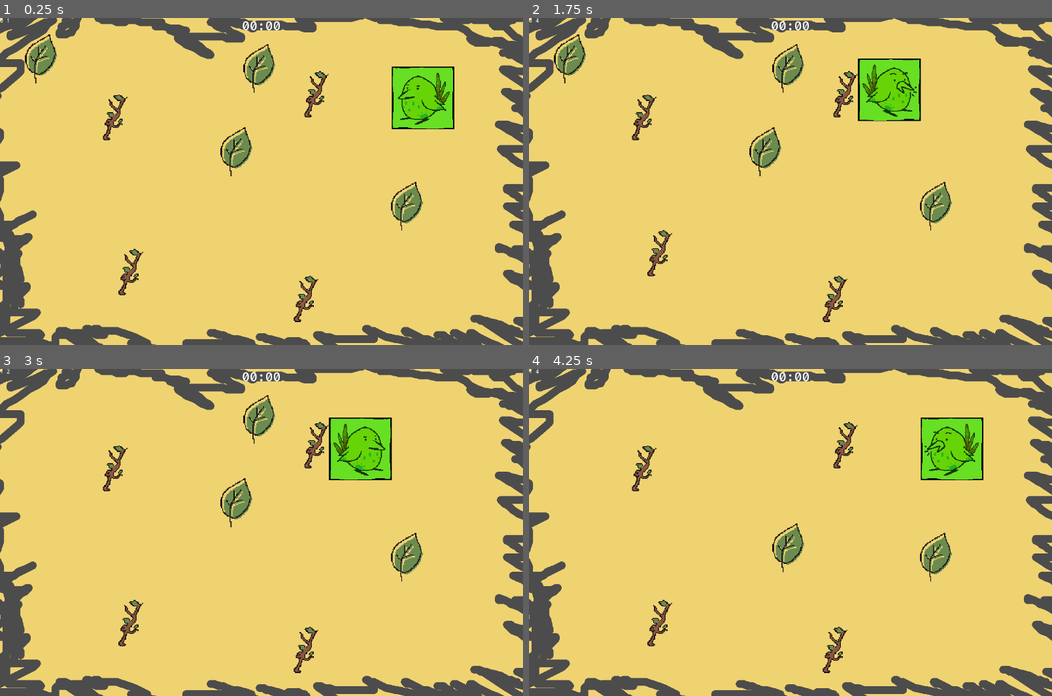
Above: before the commit, frames 1-4 (two rows, left to right).
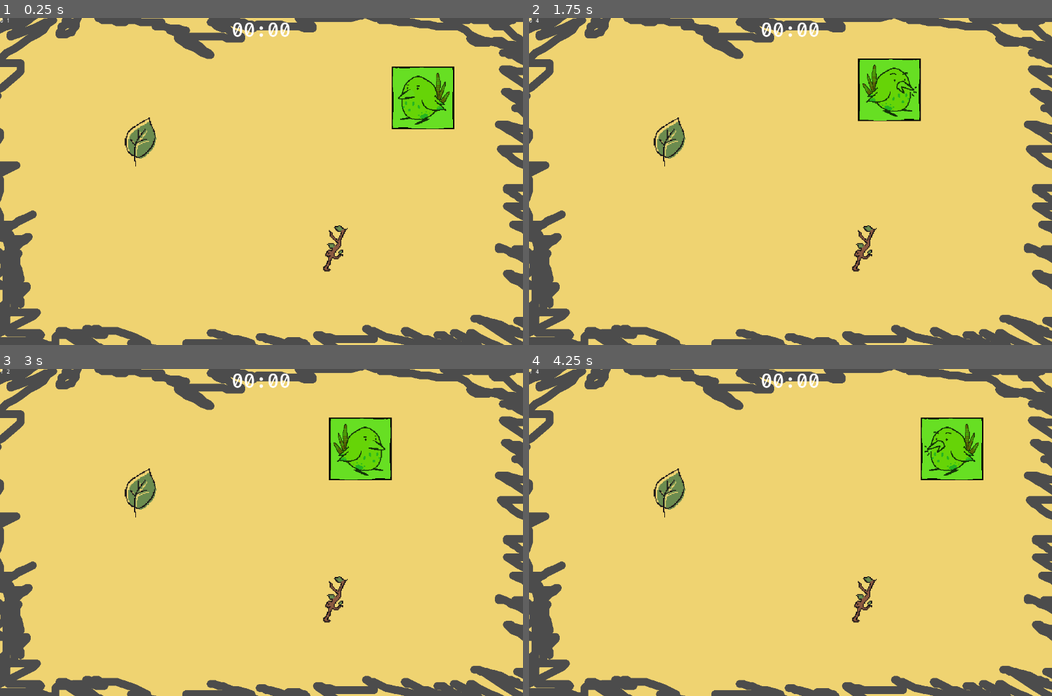
Above: after the commit, the same moments.

Repository: mapedorr/CapstoneGame
Game: Godot game, scene res://Limpiar/CleaningGame.tscn
The game is run twice, just before and just after one commit, with the same random seed, the same clock (stepped at 60 frames per second) and the same inputs.
Inputs (mouse positions are in pixels of both pictures, inside the frame that each line leads up to):
- Up to frame 1 (0.25 s): no input
- Up to frame 2 (1.75 s): tap Enter at 0.5 s; drag from (570, 57) to (790, 67) at 0.52 s; drag from (790, 67) to (570, 57) at 1.27 s
- Up to frame 3 (3 s): move the mouse to (407, 558) at 2.02 s; click (407, 558) at 2.17 s; tap Space at 2.75 s; drag from (235, 503) to (407, 558) at 2.77 s
- Up to frame 4 (4.25 s): tap Enter at 3.5 s; drag from (644, 470) to (764, 503) at 3.52 s

The runs differ from the first frame. In frame 1, 3.8% of the frame differs, in the area x 4-81%, y 1-93%; in frame 2, 3.8%; in frame 3, 3.4%; in frame 4, 2.9%.

Commit message:
Created unique timer.
Game working now.
Basic mechanic complete.
Can create sticks also.
Game can be completed.
Ready to add new objects.

Diff:
--- a/CustomResources/DynamicFonts/FiraCode-Medium-32.tres
+++ b/CustomResources/DynamicFonts/FiraCode-Medium-32.tres
@@ -3,5 +3,5 @@
 [ext_resource path="res://Assets/Fonts/FiraCode-Medium.otf" type="DynamicFontData" id=1]
 
 [resource]
-size = 32
+size = 48
 font_data = ExtResource( 1 )
--- a/Limpiar/CleaningGame.tscn
+++ b/Limpiar/CleaningGame.tscn
@@ -2,20 +2,20 @@
 
 [ext_resource path="res://Limpiar/Limpiar.gd" type="Script" id=1]
 [ext_resource path="res://Limpiar/Leaf/Leaf.tscn" type="PackedScene" id=2]
-[ext_resource path="res://Limpiar/fondo.png" type="Texture" id=3]
-[ext_resource path="res://CustomResources/DynamicFonts/FiraCode-Medium-32.tres" type="DynamicFont" id=4]
-[ext_resource path="res://Limpiar/MusicManager.gd" type="Script" id=5]
-[ext_resource path="res://Limpiar/Metronome.gd" type="Script" id=6]
-[ext_resource path="res://Audio/MusicRefLoop_CleaningStage_110BPM.wav" type="AudioStream" id=7]
-[ext_resource path="res://Assets/Sprites/bird-02.png" type="Texture" id=8]
-[ext_resource path="res://Assets/Sprites/bird-02-pressed.png" type="Texture" id=9]
-[ext_resource path="res://Assets/Scripts/DancingBird.gd" type="Script" id=10]
-[ext_resource path="res://Audio/achli2.ogg" type="AudioStream" id=11]
-[ext_resource path="res://Limpiar/Leaf/Stick.tscn" type="PackedScene" id=12]
+[ext_resource path="res://Limpiar/Leaf/Stick.tscn" type="PackedScene" id=3]
+[ext_resource path="res://Limpiar/fondo.png" type="Texture" id=4]
+[ext_resource path="res://CustomResources/DynamicFonts/FiraCode-Medium-32.tres" type="DynamicFont" id=5]
+[ext_resource path="res://Limpiar/MusicManager.gd" type="Script" id=6]
+[ext_resource path="res://Limpiar/Metronome.gd" type="Script" id=7]
+[ext_resource path="res://Audio/MusicRefLoop_CleaningStage_110BPM.wav" type="AudioStream" id=8]
+[ext_resource path="res://Assets/Sprites/bird-02.png" type="Texture" id=9]
+[ext_resource path="res://Assets/Sprites/bird-02-pressed.png" type="Texture" id=10]
+[ext_resource path="res://Assets/Scripts/DancingBird.gd" type="Script" id=11]
+[ext_resource path="res://Audio/achli2.ogg" type="AudioStream" id=12]
 [ext_resource path="res://CustomResources/DynamicFonts/FiraCode-Medium-128.tres" type="DynamicFont" id=13]
 
 [sub_resource type="Theme" id=1]
-default_font = ExtResource( 4 )
+default_font = ExtResource( 5 )
 Label/colors/font_color = Color( 1, 1, 1, 1 )
 Label/colors/font_color_shadow = Color( 0, 0, 0, 0 )
 Label/colors/font_outline_modulate = Color( 1, 1, 1, 1 )
@@ -47,20 +47,16 @@
 [node name="Limpiar" type="Node2D"]
 script = ExtResource( 1 )
 leaf = ExtResource( 2 )
+stick = ExtResource( 3 )
 
 [node name="fondo" type="Sprite" parent="."]
 position = Vector2( 640, 400 )
 z_index = -1
-texture = ExtResource( 3 )
+texture = ExtResource( 4 )
 
-[node name="CleanCheck" type="Timer" parent="."]
-
-[node name="ResetCountdown" type="Timer" parent="."]
-wait_time = 3.0
-one_shot = true
+[node name="MasterTimer" type="Timer" parent="."]
 
 [node name="Debug" type="Control" parent="."]
-editor/display_folded = true
 margin_right = 1280.0
 margin_bottom = 800.0
 mouse_filter = 2
@@ -99,65 +95,31 @@
 [node name="DancingBird" type="TouchScreenButton" parent="Bird4"]
 modulate = Color( 0.407843, 0.878431, 0.141176, 1 )
 scale = Vector2( 0.3, 0.3 )
-normal = ExtResource( 8 )
-pressed = ExtResource( 9 )
+normal = ExtResource( 9 )
+pressed = ExtResource( 10 )
 shape = SubResource( 2 )
 passby_press = true
-script = ExtResource( 10 )
+script = ExtResource( 11 )
 cuando = 4
 
 [node name="Dance" type="AnimationPlayer" parent="Bird4/DancingBird"]
 anims/Dance = SubResource( 3 )
 
 [node name="Chirp" type="AudioStreamPlayer2D" parent="Bird4/DancingBird"]
-stream = ExtResource( 11 )
+stream = ExtResource( 12 )
 
 [node name="LeafContainer" type="Node2D" parent="."]
-editor/display_folded = true
 __meta__ = {
 "_edit_lock_": true
 }
 
 [node name="Leaf" parent="LeafContainer" instance=ExtResource( 2 )]
-position = Vector2( 100, 100 )
+position = Vector2( 344.349, 303.095 )
 scale = Vector2( 2.3, 2.3 )
 
-[node name="Leaf2" parent="LeafContainer" instance=ExtResource( 2 )]
-position = Vector2( 634.378, 123.598 )
+[node name="Stick" parent="LeafContainer" instance=ExtResource( 3 )]
+position = Vector2( 821.101, 566.851 )
 scale = Vector2( 2.3, 2.3 )
-cuando = 2
-
-[node name="Leaf3" parent="LeafContainer" instance=ExtResource( 2 )]
-position = Vector2( 995.637, 460.571 )
-scale = Vector2( 2.3, 2.3 )
-cuando = 3
-
-[node name="Leaf4" parent="LeafContainer" instance=ExtResource( 2 )]
-position = Vector2( 578.216, 326.996 )
-scale = Vector2( 2.3, 2.3 )
-cuando = 4
-
-[node name="Stick" parent="LeafContainer" instance=ExtResource( 12 )]
-position = Vector2( 281.63, 246.342 )
-scale = Vector2( 2.3, 2.3 )
-random_movement = false
-
-[node name="Stick2" parent="LeafContainer" instance=ExtResource( 12 )]
-position = Vector2( 774.486, 190.291 )
-scale = Vector2( 2.3, 2.3 )
-cuando = 2
-random_movement = false
-
-[node name="Stick3" parent="LeafContainer" instance=ExtResource( 12 )]
-position = Vector2( 749.36, 690.878 )
-scale = Vector2( 2.3, 2.3 )
-cuando = 3
-random_movement = false
-
-[node name="Stick4" parent="LeafContainer" instance=ExtResource( 12 )]
-position = Vector2( 320.286, 625.164 )
-scale = Vector2( 2.3, 2.3 )
-cuando = 4
 random_movement = false
 
 [node name="UI" type="CanvasLayer" parent="."]
@@ -179,6 +141,4 @@
 valign = 1
 autowrap = true
 
-[connection signal="timeout" from="CleanCheck" to="." method="_on_CleanCheck_timeout"]
-[connection signal="timeout" from="ResetCountdown" to="." method="_on_ResetCountdown_timeout"]
 [connection signal="timeout" from="MusicManager/Metronome/Timer" to="MusicManager/Metronome" method="_on_Timer_timeout"]
--- a/Limpiar/Leaf/Leaf.tscn
+++ b/Limpiar/Leaf/Leaf.tscn
@@ -20,6 +20,18 @@
 "update": 1,
 "values": [ Vector2( 0, 0 ), Vector2( 0, -20 ), Vector2( 0, 0 ) ]
 }
+tracks/1/type = "value"
+tracks/1/path = NodePath("../SwipeDetector/Area2D/CollisionShape2D:position")
+tracks/1/interp = 1
+tracks/1/loop_wrap = true
+tracks/1/imported = false
+tracks/1/enabled = true
+tracks/1/keys = {
+"times": PoolRealArray( 0, 0.1, 0.2 ),
+"transitions": PoolRealArray( 1, 1, 1 ),
+"update": 1,
+"values": [ Vector2( 0, 0 ), Vector2( 0, -20 ), Vector2( 0, 0 ) ]
+}
 
 [sub_resource type="CapsuleShape2D" id=2]
 radius = 18.6056
@@ -30,7 +42,6 @@
 random_movement = true
 
 [node name="Sprite" type="Sprite" parent="."]
-editor/display_folded = true
 texture = ExtResource( 2 )
 
 [node name="Dance" type="AnimationPlayer" parent="Sprite"]
--- a/Limpiar/Leaf/Stick.tscn
+++ b/Limpiar/Leaf/Stick.tscn
@@ -20,6 +20,18 @@
 "update": 1,
 "values": [ Vector2( 0, 0 ), Vector2( 0, -20 ), Vector2( 0, 0 ) ]
 }
+tracks/1/type = "value"
+tracks/1/path = NodePath("../SwipeDetector/Area2D/CollisionShape2D:position")
+tracks/1/interp = 1
+tracks/1/loop_wrap = true
+tracks/1/imported = false
+tracks/1/enabled = true
+tracks/1/keys = {
+"times": PoolRealArray( 0, 0.1, 0.2 ),
+"transitions": PoolRealArray( 1, 1, 1 ),
+"update": 1,
+"values": [ Vector2( 0, 0 ), Vector2( 0, -20 ), Vector2( 0, 0 ) ]
+}
 
 [sub_resource type="CapsuleShape2D" id=2]
 radius = 18.6056
@@ -30,7 +42,6 @@
 random_movement = true
 
 [node name="Sprite" type="Sprite" parent="."]
-editor/display_folded = true
 texture = ExtResource( 2 )
 
 [node name="Dance" type="AnimationPlayer" parent="Sprite"]
--- a/Limpiar/Leaf/SwipeObject.gd
+++ b/Limpiar/Leaf/SwipeObject.gd
@@ -56,7 +56,7 @@
 func move():
 	if random_movement:
 		randomize()
-		cuando = randi()%4 +1
+		cuando = randi()%4+1
 	if cuando == count:
 		$Sprite/Dance.play("Dance")
 	count += 1
--- a/Limpiar/Limpiar.gd
+++ b/Limpiar/Limpiar.gd
@@ -1,45 +1,55 @@
 extends Node2D
 
 export(PackedScene) var leaf
+export(PackedScene) var stick
+onready var dirt_on_ground = $LeafContainer.get_children().size()
+onready var min_x = 32
+onready var max_x = int(get_viewport().get_size().x - 32)
+onready var min_y = 32
+onready var max_y = int(get_viewport().get_size().y - 32)
 var clean = false
 var timer_on = false
 var countdown_on = false
 var secs = 0
 var mins = 0
 var spawn_countdown = 3
-onready var dirt_on_ground = $LeafContainer.get_children().size()
-onready var min_x = 32
-onready var max_x = int(OS.get_screen_size().x - 32)
-onready var min_y = 32
-onready var max_y = int(OS.get_screen_size().y - 32)
+var spawning = false
+var spawn_timer = 0
+var spawn_count = 0
+var spawn_limit = 4
+var clean_countdown = 0
 
 func _ready():
+	$MasterTimer.connect("timeout", self, "_on_master_timer_timeout")
 	$Debug/CleanTime.set_text("00:00")
 	for leaf in $LeafContainer.get_children():
 		$MusicManager/Metronome/Timer.connect("timeout", leaf, "move")
 		leaf.connect("swipe_object_deleted", self, "check_dirt")
 
-func _on_CleanCheck_timeout():
-	secs += 1
-	if secs > 59:
-		secs = 0
-		mins += 1
-		if mins > 59:
-			mins = 0
-	$Debug/CleanTime.set_text("%02d:%02d" % [mins, secs])
-	if clean and secs == 10:
-		$CleanCheck.stop()
-		$UI/WinMessage.show()
-		return
-	spawn_countdown -= 1
-	if spawn_countdown <= 0:
-		clean = false
-		var new_leaf = leaf.instance()
-		var pos_x = randi()%(max_x - min_x) + min_x
-		var pos_y = randi()%(max_y - min_y) + min_y
-		new_leaf.set_position(Vector2(pos_x, pos_y))
-		new_leaf.set_scale(Vector2(2.3, 2.3))
-		$LeafContainer.add_child(new_leaf)
+func _on_master_timer_timeout():
+	if clean:
+		clean_countdown = 0
+		secs += 1
+		if secs > 59:
+			secs = 0
+			mins += 1
+			if mins > 59:
+				mins = 0
+		# TODO: update the UI
+		$Debug/CleanTime.set_text("%02d:%02d" % [mins, secs])
+
+		if secs == 10:
+			$MasterTimer.stop()
+			$UI/WinMessage.show()
+			return
+
+		spawn_countdown -= 1
+		if spawn_countdown <= 0:
+			spawning = true
+	else:
+		clean_countdown += 1
+		if clean_countdown == 10:
+			reset_master_timer()
 
 func start_clean_check():
 	clean = !clean
@@ -48,25 +58,44 @@
 	if clean:
 		if not timer_on:
 			timer_on = true
-			$CleanCheck.start()
+			$MasterTimer.start()
 		else:
-			$CleanCheck.set_paused(false)
+			countdown_on = false
 	elif timer_on and not countdown_on:
 		countdown_on = true
-		$CleanCheck.set_paused(true)
-		$ResetCountdown.start()
 
-func _on_ResetCountdown_timeout():
-	# reset the CleanCheck
-	reset_clean_check()
-	countdown_on = false
-	$CleanCheck.stop()
-	$Debug/CleanTime.set_text("00:00")
+func _physics_process(delta):
+	if spawning:
+		spawn_timer += 1
+		if spawn_timer == 30:
+			spawn_mugre()
+			spawn_timer = 0
+		if spawn_count == spawn_limit:
+			spawning = false
+			spawn_count = 0
+			spawn_limit += 2
 
-func reset_clean_check():
+func spawn_mugre():
+	var new_mugre = leaf.instance() if (randi() % 21 > 10) else stick.instance()
+	var pos_x = randi()%(max_x - min_x) + min_x
+	var pos_y = randi()%(max_y - min_y) + min_y
+	new_mugre.set_position(Vector2(pos_x, pos_y))
+	new_mugre.set_scale(Vector2(2.3, 2.3))
+	$MusicManager/Metronome/Timer.connect("timeout", new_mugre, "move")
+	new_mugre.connect("swipe_object_deleted", self, "check_dirt")
+	$LeafContainer.add_child(new_mugre)
+	spawn_count += 1
+	dirt_on_ground += 1
+	clean = false
+
+func reset_master_timer():
 	timer_on = false
 	secs = 0
 	mins = 0
+	clean_countdown = 0
+	countdown_on = false
+	$MasterTimer.stop()
+	$Debug/CleanTime.set_text("00:00")
 
 func check_dirt():
 	dirt_on_ground -= 1
--- /dev/null
+++ b/default_bus_layout.tres
@@ -0,0 +1,4 @@
+[gd_resource type="AudioBusLayout" format=2]
+
+[resource]
+bus/0/mute = true
Not shown: 2 places in Limpiar/CleaningGame.tscn that only renumber resources
Not shown, added: pajaronorrea.keystore
